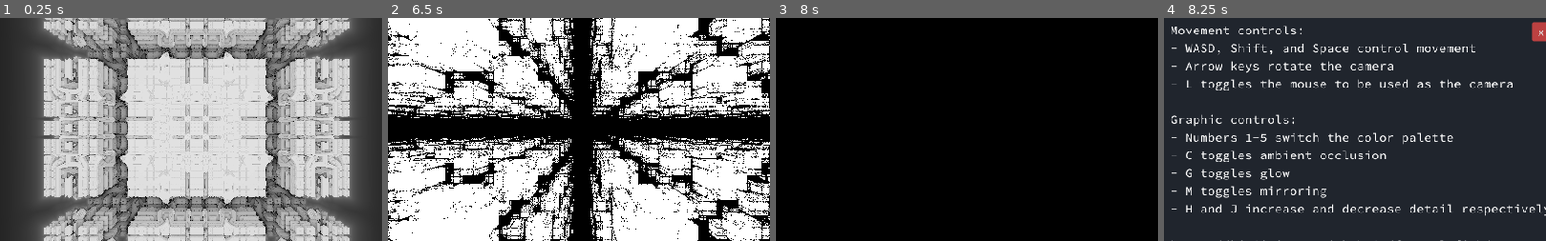
Above: before the commit, frames 1-4 (left to right).
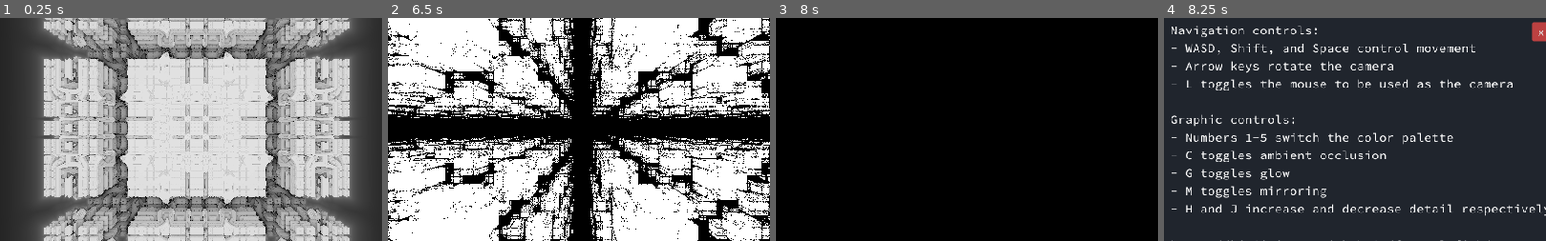
Above: after the commit, the same moments.

Repository: kiwijuice56/web-mandelbox
Game: Godot game, scene res://main/FractalNavigation.tscn
Same seed, same stepped clock (60 frames per second), same inputs: the game is played once before the commit and once after it.
Inputs (mouse positions are % of the whole screen's width and height, from its top left):
- Up to frame 1 (0.25 s): no input
- Up to frame 2 (6.5 s): move the mouse to (72, 45) at 0.52 s; hold D (move_right) 0.53-1.28 s; tap one key every 0.75 s from 0.6 s: C (ambient_occlusion) Down (camera_down) Left (camera_left) Right (camera_right) Up (camera_up) G (glow) M (mirror) L (mouse_lock); move the mouse to (30, 55) at 1.27 s; hold S (move_backward) 1.28-2.03 s; move the mouse to (60, 28) at 2.02 s; hold D (move_right) 2.03-2.78 s; move the mouse to (45, 70) at 2.77 s; hold W (move_forward) 2.78-3.53 s; move the mouse to (80, 65) at 3.52 s; hold A (move_left) 3.53-5.03 s; move the mouse to (20, 35) at 4.27 s; move the mouse to (55, 50) at 5.02 s; hold S (move_backward) 5.03-5.78 s; move the mouse to (35, 25) at 5.77 s; hold D (move_right) from 5.78 s (still down)
- Up to frame 3 (8 s): move the mouse to (55, 50) at 6.52 s; release D (move_right) at 6.53 s; hold W (move_forward) from 6.53 s (still down); tap 0 at 6.6 s; tap Enter at 7.25 s; move the mouse to (45, 50) at 7.27 s; tap C (ambient_occlusion) at 7.35 s
- Up to frame 4 (8.25 s): release W (move_forward) at 8 s; click "help" at 8 s
The pictures show only the part of the screen within x 24-74%, y 21-71%; the shares and areas given below are measured in that part.

Frames 1-3 are identical in both runs. In frame 4, 0.5% of the frame differs, in the area x 2-40%, y 3-9%.

Commit message:
Slight wording edit

Diff:
--- a/main/ui/UI.tscn
+++ b/main/ui/UI.tscn
@@ -52,7 +52,7 @@
 [node name="Label" type="Label" parent="HelpPanelContainer/VBoxContainer"]
 margin_right = 510.0
 margin_bottom = 285.0
-text = "Movement controls:
+text = "Navigation controls:
 - WASD, Shift, and Space control movement
 - Arrow keys rotate the camera
 - L toggles the mouse to be used as the camera
Binary file changed: docs/index.apple-touch-icon.png
Binary file changed: docs/index.icon.png
Binary file changed: icon.png
Not shown, changed: docs/index.html
Not shown, changed: docs/index.pck
